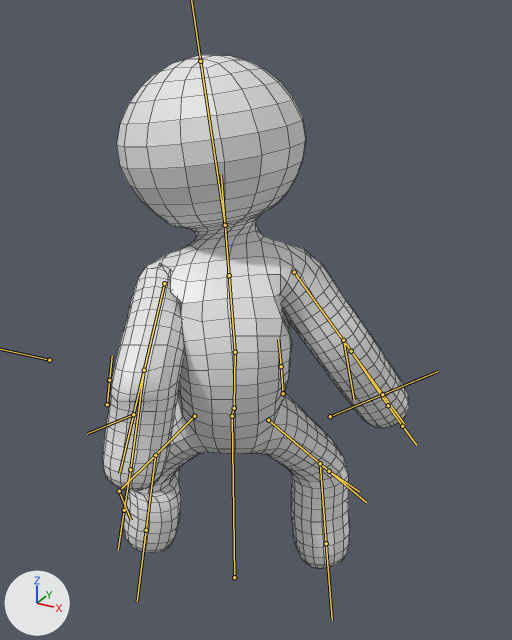
One commit to the FBX model Assets/Models/Character/Character.fbx: the scene before it, then after it.
Camera for both pictures: a 50 mm lens placed at (0.863, -1.436, 1.578), pointed at (0.043, 0.055, 0.833). Lighting does not change. The marker at lower left points along +X, +Y and +Z. Both versions are drawn at frame 1 of the action 'CharacterArmature|Charge'; the numbers are the values there. The bones that bend it are drawn over the model as lines. Mesh edges are drawn as thin lines.

Names of what the first picture shows: 'Character'.
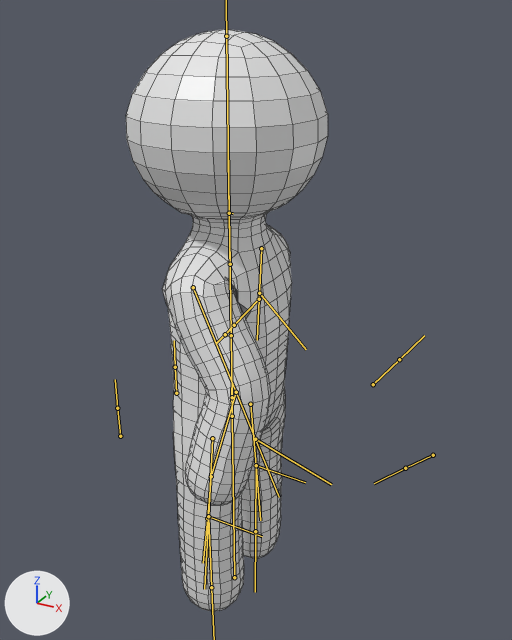
Changed parts and their boxes [x1, y1, x2, y2] in the pictures (512 x 640 px):
'Character', posed (34% narrower, 13% taller)
    before: [103, 55, 409, 569]
    after: [126, 29, 328, 611]
bone 'Body.001', root to tip
    before: (232, 416) to (234, 403)
    after: (232, 416) to (231, 387)
bone 'Body.002', root to tip
    before: (234, 408) to (235, 352)
    after: (232, 397) to (231, 335)
bone 'Body.003', root to tip
    before: (235, 352) to (225, 225)
    after: (231, 335) to (229, 213)
bone 'Neck.002', root to tip
    before: (225, 225) to (228, 225)
    after: (229, 213) to (233, 213)
bone 'Leg.001.L', root to tip
    before: (194, 416) to (155, 455)
    after: (212, 438) to (208, 516)
bone 'Leg.001.R', root to tip
    before: (268, 420) to (320, 463)
    after: (250, 404) to (256, 465)
bone 'Leg.IK.L', root to tip
    before: (119, 491) to (131, 520)
    after: (208, 516) to (262, 536)
bone 'Leg.002.L', root to tip
    before: (155, 455) to (146, 530)
    after: (208, 516) to (211, 587)
bone 'Leg.IK.R', root to tip
    before: (329, 471) to (359, 491)
    after: (256, 465) to (305, 482)
bone 'Leg.002.R', root to tip
    before: (320, 463) to (326, 543)
    after: (256, 465) to (255, 531)

The change, as a diff of the scene's bpy script:
```diff
--- a/Assets/Models/Character/Character.fbx.py
+++ b/Assets/Models/Character/Character.fbx.py
@@ bone_body_001 @@
 bone_body_001 = bpy.data.objects['CharacterArmature'].pose.bones['Body.001']  # child of 'RootBone'
-bone_body_001.rotation_quaternion = (0.82, 0.301, -0.473, 0.118)  # degrees (46, -58, -10)
+bone_body_001.rotation_quaternion = (1.0, 0.0, 0.0, 0.0)  # degrees (0, 0, 0)
@@ bone_body_002 @@
 bone_body_002 = bpy.data.objects['CharacterArmature'].pose.bones['Body.002']  # child of 'Body.001'
-bone_body_002.rotation_quaternion = (0.971, -0.237, 0.007, 0.034)  # degrees (-27, 2, 4)
+bone_body_002.rotation_quaternion = (1.0, 0.0, 0.0, 0.0)  # degrees (0, 0, 0)
@@ bone_body_003 @@
 bone_body_003 = bpy.data.objects['CharacterArmature'].pose.bones['Body.003']  # child of 'Body.002'
-bone_body_003.rotation_quaternion = (0.944, -0.324, -0.029, 0.055)  # degrees (-38, -1, 7)
+bone_body_003.rotation_quaternion = (1.0, 0.0, 0.0, 0.0)  # degrees (0, 0, 0)
@@ bone_neck_002 @@
 bone_neck_002 = bpy.data.objects['CharacterArmature'].pose.bones['Neck.002']  # child of 'Body.003'
-bone_neck_002.rotation_quaternion = (0.872, 0.181, 0.113, -0.441)  # degrees (13, 21, -51)
+bone_neck_002.rotation_quaternion = (1.0, 0.0, 0.0, 0.0)  # degrees (0, 0, 0)
@@ bone_leg_001_l @@
 bone_leg_001_l = bpy.data.objects['CharacterArmature'].pose.bones['Leg.001.L']  # child of 'Body.001'
-bone_leg_001_l.rotation_quaternion = (0.977, 0.094, -0.077, -0.177)  # degrees (12, -7, -21)
+bone_leg_001_l.rotation_quaternion = (0.999, 0.0, -0.042, 0.0)  # degrees (0, -5, 0)
@@ bone_leg_001_r @@
 bone_leg_001_r = bpy.data.objects['CharacterArmature'].pose.bones['Leg.001.R']  # child of 'Body.001'
-bone_leg_001_r.rotation_quaternion = (0.904, 0.232, -0.197, 0.299)  # degrees (20, -30, 31)
+bone_leg_001_r.rotation_quaternion = (0.999, 0.0, 0.042, 0.0)  # degrees (0, 5, 0)
@@ bone_leg_ik_l @@
 bone_leg_ik_l = bpy.data.objects['CharacterArmature'].pose.bones['Leg.IK.L']
-bone_leg_ik_l.location = (-0.091, -0.361, -0.122)
-bone_leg_ik_l.rotation_quaternion = (0.937, 0.005, -0.101, -0.336)  # degrees (4, -11, -40)
+bone_leg_ik_l.location = (0.0, 0.0, 0.0)
+bone_leg_ik_l.rotation_quaternion = (1.0, 0.007, 0.0, 0.0)  # degrees (1, 0, 0)
@@ bone_leg_002_l @@
 bone_leg_002_l = bpy.data.objects['CharacterArmature'].pose.bones['Leg.002.L']  # child of 'Leg.IK.L'
-bone_leg_002_l.location = (-0.052, -0.178, 0.13)
+bone_leg_002_l.location = (0.0, 0.0, 0.0)
@@ bone_leg_ik_r @@
 bone_leg_ik_r = bpy.data.objects['CharacterArmature'].pose.bones['Leg.IK.R']
-bone_leg_ik_r.location = (-0.05, 0.196, 0.022)
-bone_leg_ik_r.rotation_quaternion = (0.94, 0.116, -0.041, -0.317)  # degrees (14, 0, -37)
+bone_leg_ik_r.location = (0.0, 0.0, 0.0)
+bone_leg_ik_r.rotation_quaternion = (1.0, -0.004, 0.0, 0.0)  # degrees (0, 0, 0)
@@ bone_leg_002_r @@
 bone_leg_002_r = bpy.data.objects['CharacterArmature'].pose.bones['Leg.002.R']  # child of 'Leg.IK.R'
-bone_leg_002_r.location = (0.027, -0.029, 0.003)
+bone_leg_002_r.location = (0.0, 0.0, 0.0)
```
